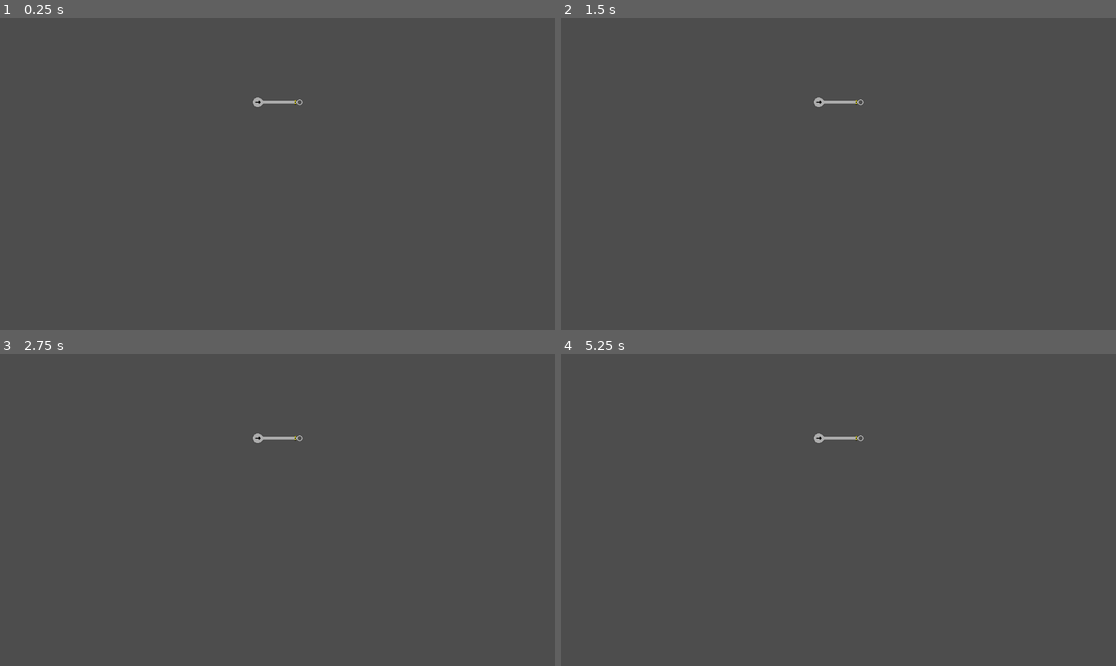
Above: before the commit, frames 1-4 (two rows, left to right).
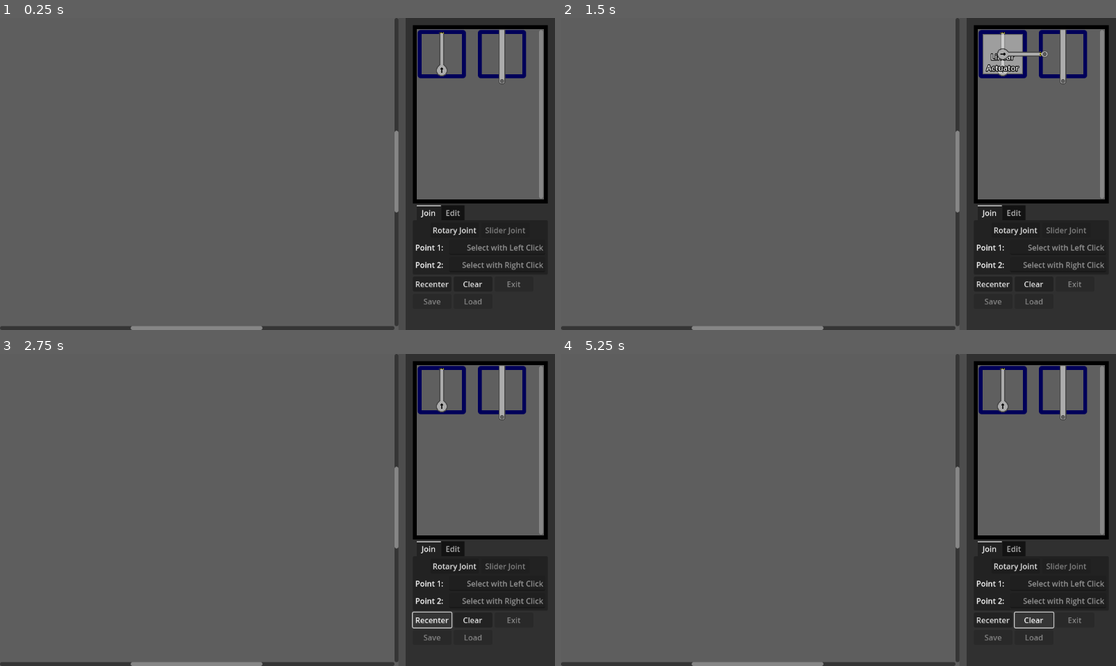
Above: after the commit, the same moments.

Repository: HUG-DEALR/designer_miner
Game: Godot game, scene res://Scenes/Menus/Builder_Menu.tscn
Two runs of this game, one before a commit and one after it. Both use one fixed random seed, a clock stepped at 60 frames per second and the inputs below. Before the commit the project starts from res://Scenes/Main.tscn.
Inputs (mouse positions are in pixels of both pictures, inside the frame that each line leads up to):
- Up to frame 1 (0.25 s): no input
- Up to frame 2 (1.5 s): click (1016, 230) at 0.5 s, where only the run after the commit has a clickable "Rotary Joint"; click (1005, 55) at 1.27 s
- Up to frame 3 (2.75 s): click (432, 619) at 2 s, where only the run after the commit has a clickable "Recenter"
- Up to frame 4 (5.25 s): click (1032, 619) at 2.75 s, where only the run after the commit has a clickable "Clear"; click (1005, 391) at 3.52 s; click (993, 619) at 4.25 s, where only the run after the commit has a clickable "Recenter"; click (1032, 619) at 5 s, where only the run after the commit has a clickable "Clear"

The runs differ from the first frame. In frame 1, 16% of the frame differs, in the area x 23-100%, y 0-100%; in frame 2, 17%; in frame 3, 16%; in frame 4, 16%.

Commit message:
late night bug fixes

Diff:
--- a/Scenes/Menus/Builder_Menu.tscn
+++ b/Scenes/Menus/Builder_Menu.tscn
@@ -30,6 +30,11 @@
 [node name="CanvasLayer" type="CanvasLayer" parent="."]
 follow_viewport_enabled = true
 
+[node name="Highlighter" type="Sprite2D" parent="CanvasLayer"]
+modulate = Color(100, 100, 100, 0.5)
+z_index = 100
+texture_filter = 1
+
 [node name="Control" type="Control" parent="CanvasLayer"]
 custom_minimum_size = Vector2(800, 600)
 layout_mode = 3
@@ -229,6 +234,11 @@
 text = "Load"
 
 [node name="Mouse_Follower" type="Node2D" parent="CanvasLayer"]
+
+[node name="Mouse_Ray" type="RayCast2D" parent="CanvasLayer"]
+z_index = 1
+target_position = Vector2(0, 1)
+hit_from_inside = true
 
 [node name="Control2" type="Control" parent="CanvasLayer"]
 layout_mode = 3
--- /dev/null
+++ b/Scenes/Menus/joint_indicator.tscn
@@ -0,0 +1,15 @@
+[gd_scene format=3 uid="uid://btip73a7xsi01"]
+
+[node name="JointIndicator" type="Node2D"]
+
+[node name="Line2D2" type="Line2D" parent="."]
+points = PackedVector2Array(7, 0, 5, 5, 0, 7, -5, 5, -7, 0, -5, -5, 0, -7, 5, -5)
+closed = true
+width = 6.0
+default_color = Color(0, 0, 0, 1)
+
+[node name="Line2D" type="Line2D" parent="."]
+points = PackedVector2Array(7, 0, 5, 5, 0, 7, -5, 5, -7, 0, -5, -5, 0, -7, 5, -5)
+closed = true
+width = 3.0
+default_color = Color(1, 0, 0, 1)
--- a/Scenes/Parts/Moving_Parts/linear_actuator.tscn
+++ b/Scenes/Parts/Moving_Parts/linear_actuator.tscn
@@ -1,8 +1,9 @@
-[gd_scene load_steps=8 format=3 uid="uid://bf1l3v72wahjm"]
+[gd_scene load_steps=9 format=3 uid="uid://bf1l3v72wahjm"]
 
 [ext_resource type="Texture2D" uid="uid://cva1xdip6se40" path="res://Sprites/Parts/Moving_Parts/Linear_Actuator_1_Pin_End.png" id="1_6a7w3"]
 [ext_resource type="Script" path="res://Scripts/Part_Scripts/Moving_Parts/Linear_Actuator.gd" id="1_7ookr"]
 [ext_resource type="Texture2D" uid="uid://cdt4qfntbbuko" path="res://Sprites/Parts/Moving_Parts/Linear_Actuator_1_Base.png" id="1_dnvic"]
+[ext_resource type="Script" path="res://Scripts/Part_Scripts/pass_to_part_parent.gd" id="2_rlpmc"]
 
 [sub_resource type="CircleShape2D" id="CircleShape2D_1grf6"]
 radius = 6.0
@@ -41,7 +42,9 @@
 rotation = 1.5708
 collision_layer = 25
 collision_mask = 184
+input_pickable = true
 gravity_scale = 0.0
+script = ExtResource("2_rlpmc")
 
 [node name="Pin" type="Sprite2D" parent="Pin"]
 texture_filter = 1
@@ -68,8 +71,3 @@
 [node name="Base_Rect" type="CollisionShape2D" parent="."]
 position = Vector2(45, 0)
 shape = SubResource("RectangleShape2D_clpos")
-
-[connection signal="mouse_entered" from="." to="." method="_on_mouse_entered_base"]
-[connection signal="mouse_exited" from="." to="." method="_on_mouse_exited_base"]
-[connection signal="mouse_entered" from="Pin" to="." method="_on_mouse_entered_pin"]
-[connection signal="mouse_exited" from="Pin" to="." method="_on_mouse_exited_pin"]
--- a/Scenes/Parts/Rigid_Parts/simple_bar.tscn
+++ b/Scenes/Parts/Rigid_Parts/simple_bar.tscn
@@ -29,6 +29,3 @@
 [node name="Sprite2D" type="Sprite2D" parent="."]
 texture_filter = 1
 texture = ExtResource("2_s88na")
-
-[connection signal="mouse_entered" from="." to="." method="_on_mouse_entered"]
-[connection signal="mouse_exited" from="." to="." method="_on_mouse_exited"]
--- a/Scripts/Menus/Builder_Menu.gd
+++ b/Scripts/Menus/Builder_Menu.gd
@@ -5,6 +5,8 @@
 @onready var build_plate_node: Node2D = $CanvasLayer/Control/HBoxContainer/ScrollContainer/PanelContainer/Build_Plate
 @onready var build_panel: PanelContainer = $CanvasLayer/Control/HBoxContainer/ScrollContainer/PanelContainer
 @onready var build_scroll_container: ScrollContainer = $CanvasLayer/Control/HBoxContainer/ScrollContainer
+@onready var highlight: Sprite2D = $CanvasLayer/Highlighter
+@onready var mouse_ray: RayCast2D = $CanvasLayer/Mouse_Ray
 
 const item_frame_path: String = "res://Scenes/Menus/item_frame.tscn"
 const parts_dict: Dictionary = {
@@ -18,8 +20,9 @@
 
 var mouse_carrying_a_part: bool = false
 var mouse_over_buildplate: bool = false
-var part_being_carried: Node2D
+var part_being_carried: Node2D = null
 var item_frames: Dictionary = {}
+var selected_body: PhysicsBody2D = null
 
 func _ready() -> void:
 	init_items()
@@ -53,6 +56,24 @@
 					mouse_follower.rotate(deg_to_rad(15))
 				MOUSE_BUTTON_WHEEL_DOWN:
 					mouse_follower.rotate(deg_to_rad(-15))
+		else:
+			mouse_ray.global_position = get_viewport().get_mouse_position()
+			mouse_ray.force_raycast_update()
+			if mouse_ray.is_colliding():
+				selected_body = mouse_ray.get_collider()
+				var selected_sprite: Sprite2D = selected_body.set_select_state(true)
+				highlight.texture = selected_sprite.texture
+				highlight.global_transform = selected_sprite.global_transform
+				match event.button_index:
+					MOUSE_BUTTON_LEFT:
+						pass
+					MOUSE_BUTTON_RIGHT:
+						pass
+			else:
+				if selected_body:
+					selected_body.set_select_state(false)
+					selected_body = null
+					highlight.texture = null
 
 func set_carrying_state(state: bool) -> void:
 	mouse_carrying_a_part = state
--- a/Scripts/Part_Scripts/Moving_Parts/Linear_Actuator.gd
+++ b/Scripts/Part_Scripts/Moving_Parts/Linear_Actuator.gd
@@ -6,6 +6,8 @@
 @onready var pin_rigid_body: RigidBody2D = $Pin
 @onready var groove_1: GrooveJoint2D = $GrooveJoint2D1
 @onready var groove_2: GrooveJoint2D = $GrooveJoint2D2
+@onready var base_sprite: Sprite2D = $Base
+@onready var pin_sprite: Sprite2D = $Pin/Pin
 
 var base_touching_mouse: bool = false
 var pin_touching_mouse: bool = false
@@ -15,13 +17,12 @@
 	groove_1.bias = 1.0
 	groove_2.bias = 1.0
 
-func _input(event: InputEvent) -> void:
-	if event is InputEventMouseButton and event.pressed:
-		if base_touching_mouse or pin_touching_mouse:
-			if selected:
-				selected = false
-			else:
-				selected = true
+func set_select_state(state: bool) -> Sprite2D:
+	selected = state
+	if pin_touching_mouse:
+		return pin_sprite
+	else:
+		return base_sprite
 
 func get_offset(join_number: int) -> Vector2:
 	match  join_number:
@@ -47,15 +48,3 @@
 		for child in Global.get_all_descendants(self):
 			if child is RigidBody2D:
 				child.freeze = state
-
-func _on_mouse_entered_base() -> void:
-	base_touching_mouse = true
-
-func _on_mouse_exited_base() -> void:
-	base_touching_mouse = false
-
-func _on_mouse_entered_pin() -> void:
-	pin_touching_mouse = true
-
-func _on_mouse_exited_pin() -> void:
-	pin_touching_mouse = false
--- a/Scripts/Part_Scripts/Rigid_Parts/Simple_Bar.gd
+++ b/Scripts/Part_Scripts/Rigid_Parts/Simple_Bar.gd
@@ -1,15 +1,12 @@
 extends RigidBody2D
 
-var touching_mouse: bool = false
+@onready var sprite: Sprite2D = $Sprite2D
+
 var selected: bool = false
 
-func _input(event: InputEvent) -> void:
-	if event is InputEventMouseButton and event.pressed:
-		if touching_mouse:
-			if selected:
-				selected = false
-			else:
-				selected = true
+func set_select_state(state: bool) -> Sprite2D:
+	selected = state
+	return sprite
 
 func get_offset(join_number: int) -> Vector2:
 	match  join_number:
@@ -19,9 +16,3 @@
 			return Vector2(0,-56).rotated(global_rotation)
 		_:
 			return Vector2.ZERO
-
-func _on_mouse_entered() -> void:
-	touching_mouse = true
-
-func _on_mouse_exited() -> void:
-	touching_mouse = false
--- /dev/null
+++ b/Scripts/Part_Scripts/pass_to_part_parent.gd
@@ -0,0 +1,16 @@
+extends Node2D
+
+@onready var parent: Node2D = self.get_parent()
+@onready var sprite: Sprite2D = null
+
+func _ready() -> void:
+	for child in get_children():
+		if child is Sprite2D:
+			sprite = child
+			break
+
+func set_select_state(state: bool) -> Sprite2D:
+	if sprite != null:
+		return sprite
+	else:
+		return parent.set_select_state(state)
--- a/project.godot
+++ b/project.godot
@@ -11,7 +11,7 @@
 [application]
 
 config/name="Designer Miner"
-run/main_scene="res://Scenes/Main.tscn"
+run/main_scene="res://Scenes/Menus/Builder_Menu.tscn"
 config/features=PackedStringArray("4.3", "Forward Plus")
 config/icon="res://icon.svg"
 
